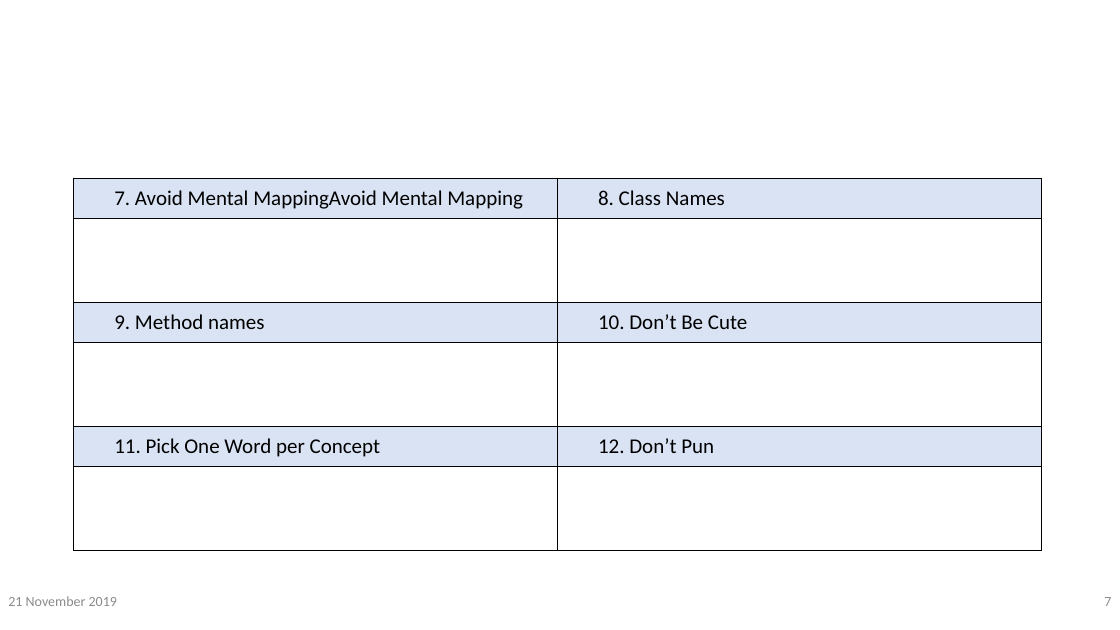
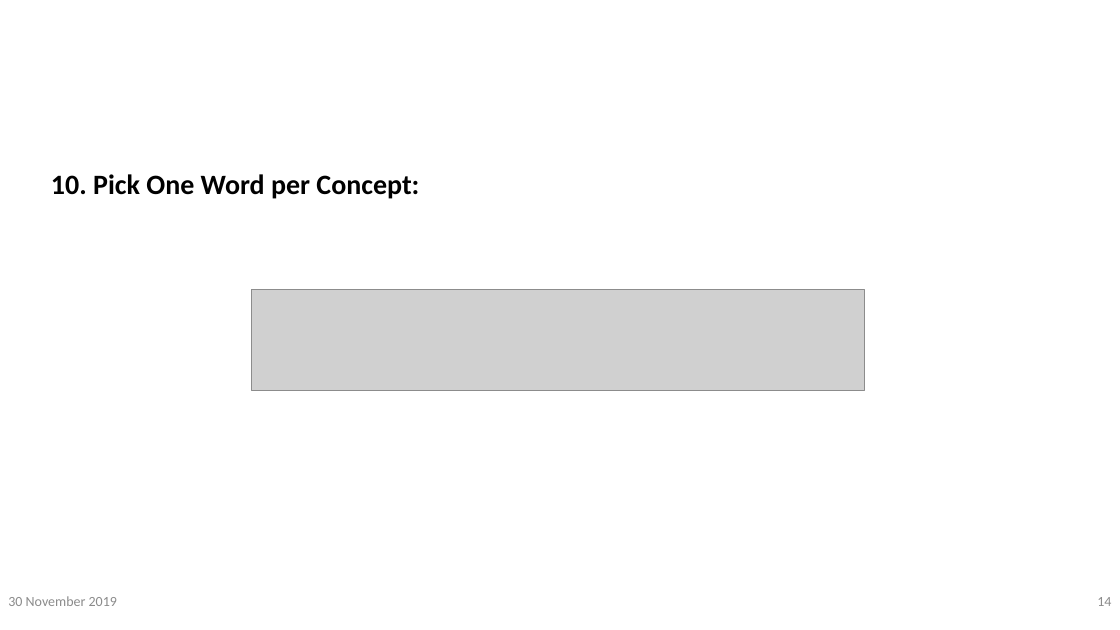
Before and after one commit to vinanti/Skills, a slide deck: slide 14 of PPT/Clean Code/Clean Code.pptx (slide 7 before the commit). Drawn at 1120x630 pixels with LibreOffice and Linux fonts; fonts in the diff are those of the drawing; grey boxes stand for pictures; background and template pictures are left out. Boxes give left, top, right and bottom in pixels: in the first picture for what was removed or moved away, otherwise in the second. Text is boxed around its words. In the diff, an @@ line names an element or a change of style, - is before the commit and + after.

```diff
--- a/PPT/Clean Code/Clean Code.pptx
+++ b/PPT/Clean Code/Clean Code.pptx
@@ text added at (51, 174, 419, 199), 24 pt, text #000000, bold @@
+10. Pick One Word per Concept:
@@ table removed at (74, 178, 1042, 550), 6 rows, 2 columns @@
-7. Avoid Mental MappingAvoid Mental Mapping | 8. Class Names
- | 
-9. Method names | 10. Don’t Be Cute
- | 
-11. Pick One Word per Concept | 12. Don’t Pun
- | 
@@ picture added at (251, 290, 864, 391) @@
@@ text at (8, 596, 117, 606): text changed @@
-21 November 2019
+30 November 2019
@@ page number at (1097, 597, 1111, 606): text changed @@
-7
+14
```
Also in this commit, not shown: 19 other slides changed, 32 slides added, 1 other file.
